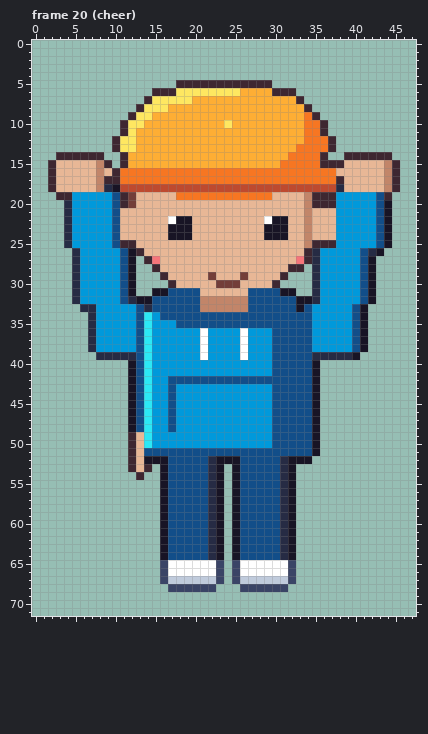
A pixel-art file gets an edit: art/road/walker-casey.aseprite. The picture above is the old version.
48x72 pixels, 20 frames. Shown: frame 20 (cheer). The commit also changed other frames, which this record leaves out.
After:
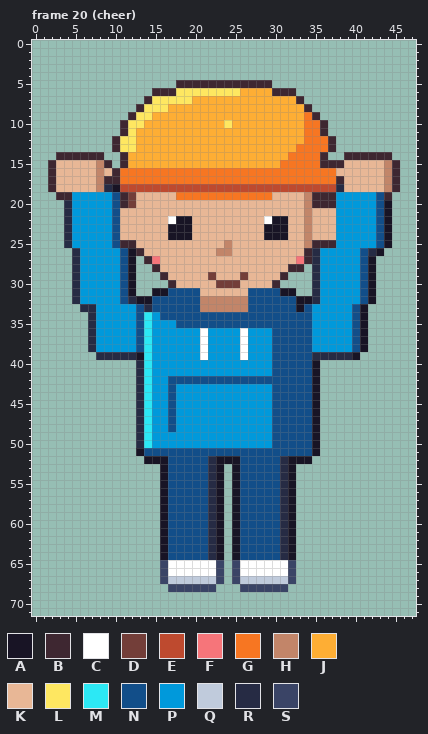
Palette (. is transparent): A #181425  B #3e2731  C #ffffff  D #733e39  E #be4a2f  F #f6757a  G #f77622  H #c28569  J #feae34  K #e8b796  L #fee761  M #2ce8f5  N #124e89  P #0099db  Q #c0cbdc  R #262b44  S #3a4466
Edits made:
Changed rows in their new state; - is an unchanged pixel.
Frame 20 (cheer):
first column x 23:
25 -H
26 HH
first column x 12:
39 -A-
40 .R-
41 .R-
42 .R-
43 .R-
44 .R-
45 .R-
46 .R-
47 .R-
48 .R-
49 .R-
50 .R-
51 .A-
52 ..-
53 ...
54 -.-
